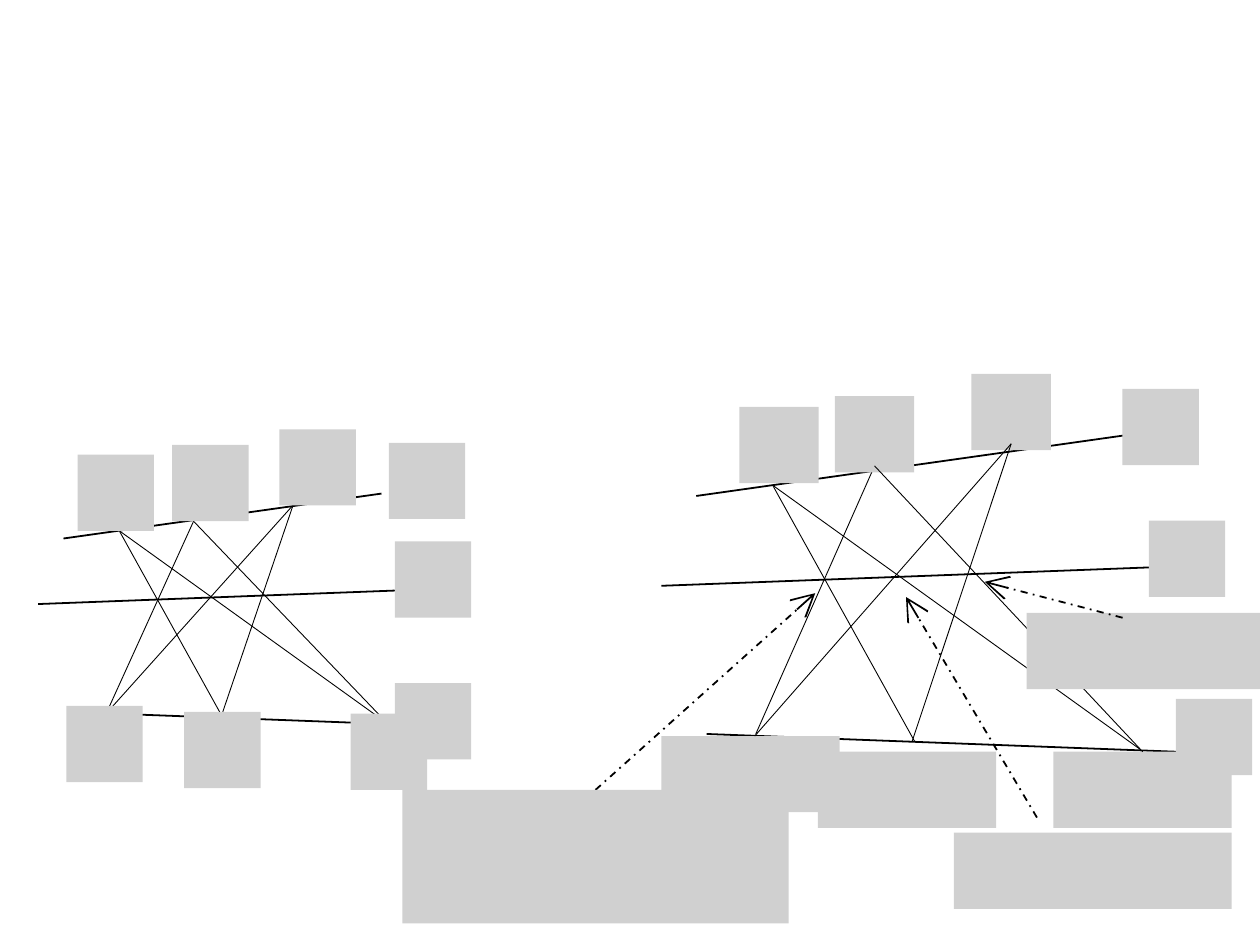
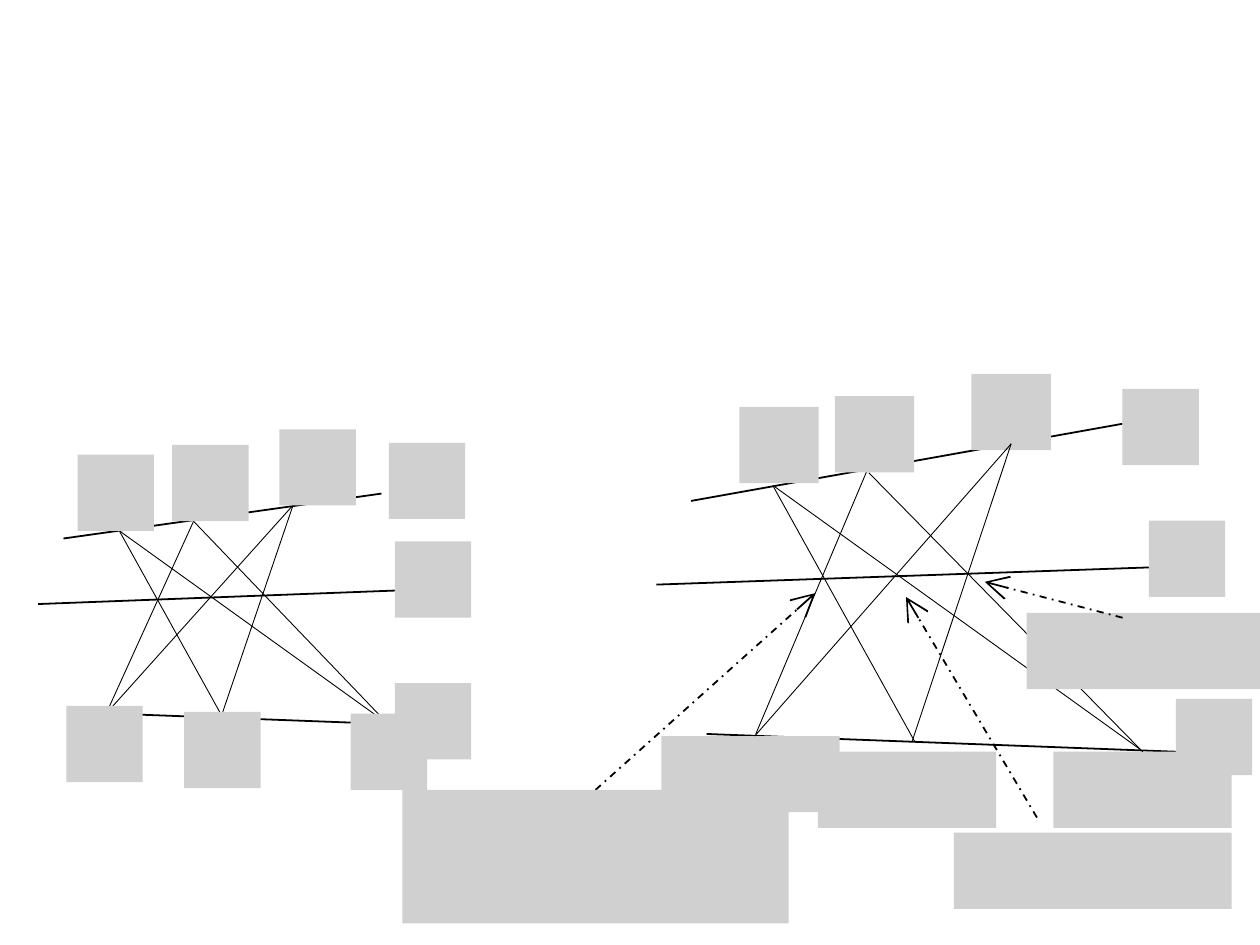
Before and after one commit to herumi/ango-src, a slide deck: slide 1 of img/pappus.pptx. Drawn at 1260x945 pixels with LibreOffice and Linux fonts; fonts in the diff are those of the drawing; grey boxes stand for pictures. Boxes give left, top, right and bottom in pixels: in the first picture for what was removed or moved away, otherwise in the second. Text is boxed around its words. In the diff, an @@ line names an element or a change of style, - is before the commit and + after.

Commit message:
fix position

```diff
--- a/img/pappus.pptx
+++ b/img/pappus.pptx
@@ line moved from (696, 496) - (1131, 433) to (690, 501) - (1121, 423) @@
@@ line moved from (756, 733) - (874, 466) to (756, 733) - (867, 471) @@
@@ line moved from (1142, 751) - (874, 466) to (1142, 751) - (869, 474) @@
@@ line moved from (660, 587) - (1152, 567) to (655, 585) - (1152, 567) @@
```
